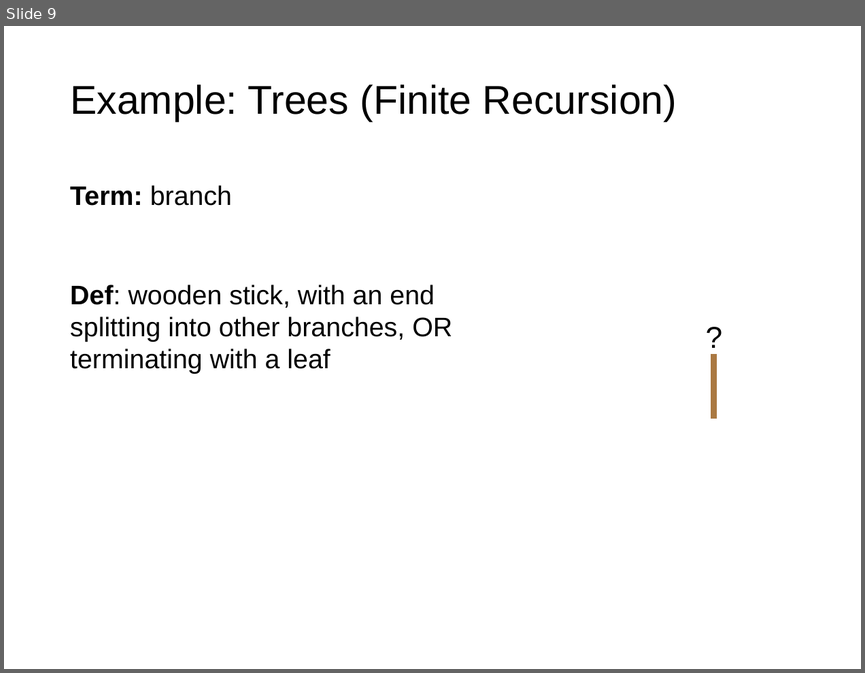
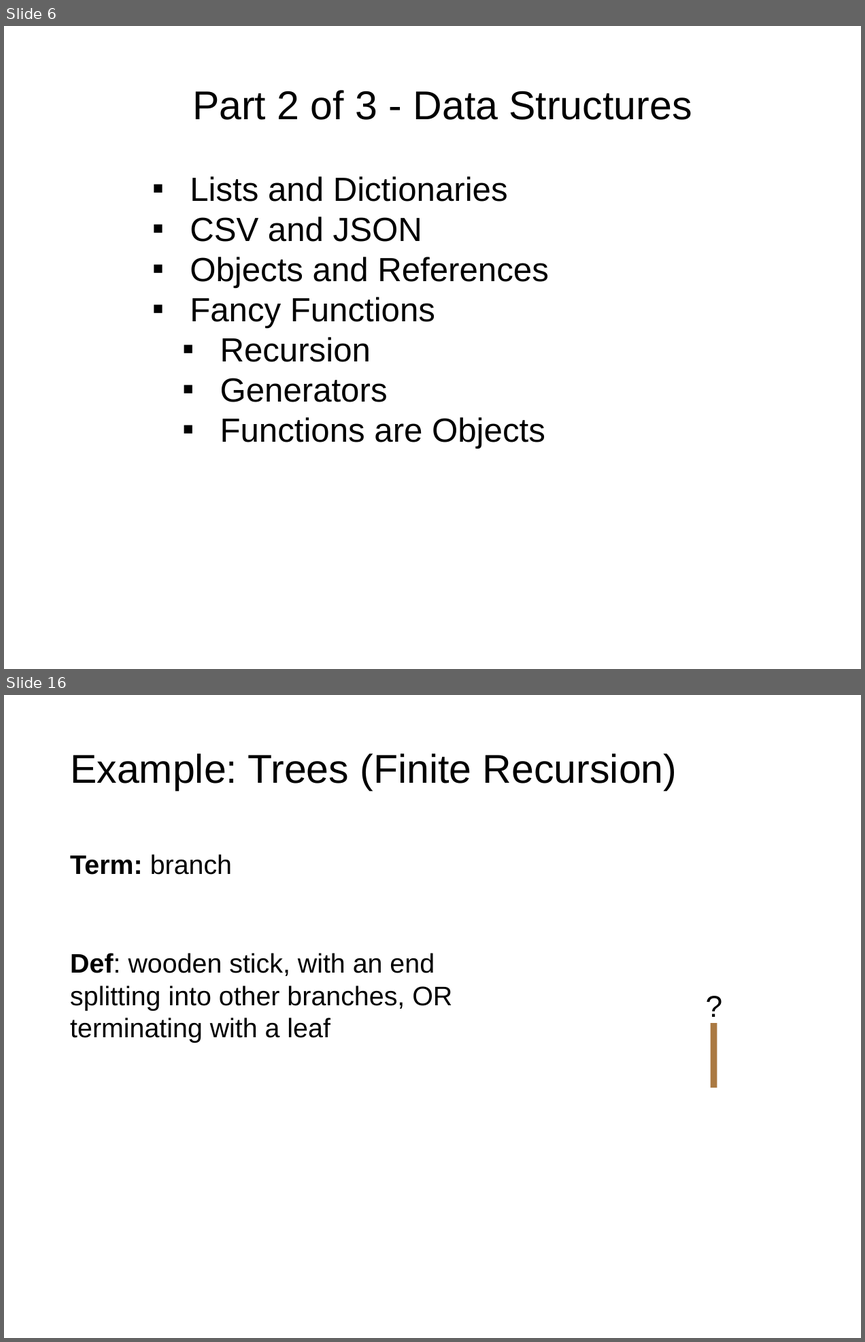
Before and after one commit to rogersjeffreyl/caraza-harter-com, a slide deck: tyler/meena/cs220/s20/materials/lec_23_S20.pptx. Shown one above the other, each under a label of ours: slide 9 before the commit, slides 6 and 16 after it; the slides between them are not shown. The pictures are 865x673 and 865x1342 pixels, drawn with LibreOffice and Linux fonts; fonts in the diff are those of the drawing. Boxes give left, top, right and bottom in pixels: in the first picture for what was removed or moved away, otherwise in the second. Text is boxed around its words. In the diff, an @@ line names an element or a change of style, - is before the commit and + after.

Commit message:
CS 220 Lecture 23 Recursion

```diff
--- a/tyler/meena/cs220/s20/materials/lec_23_S20.pptx
+++ b/tyler/meena/cs220/s20/materials/lec_23_S20.pptx
@@ slide 6 added at (4, 26, 861, 669), background #FFFFFF @@
@@ text added at (190, 90, 692, 448), 40 pt, text #000000 @@
+Part 2 of 3 - Data Structures
+▪ Lists and Dictionaries
+▪ CSV and JSON
+▪ Objects and References
+▪ Fancy Functions
+              ▪ Recursion
+          ▪ Generators
+          ▪ Functions are Objects
@@ what was slide 9 is now slide 16 @@
```
Also in this commit, not shown: 100 slides changed, 8 other slides added, 5 slides removed, 1 other file.
